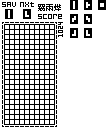
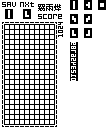
Layer changes from the first 106x128 image to the second:
added layer "图层 11" in group "Nums" over [71, 43, 76, 80]
added layer "图层 0" (1st of 8, in "Nums") in group "Nums" over [70, 2, 90, 81]
painted on "图层 9" over [86, 30, 90, 34]
painted on "图层 8" over [72, 30, 76, 34]
painted on "图层 7" over [86, 16, 90, 22]
painted on "图层 6" over [72, 16, 76, 22]
painted on "图层 4" over [86, 2, 90, 8]
